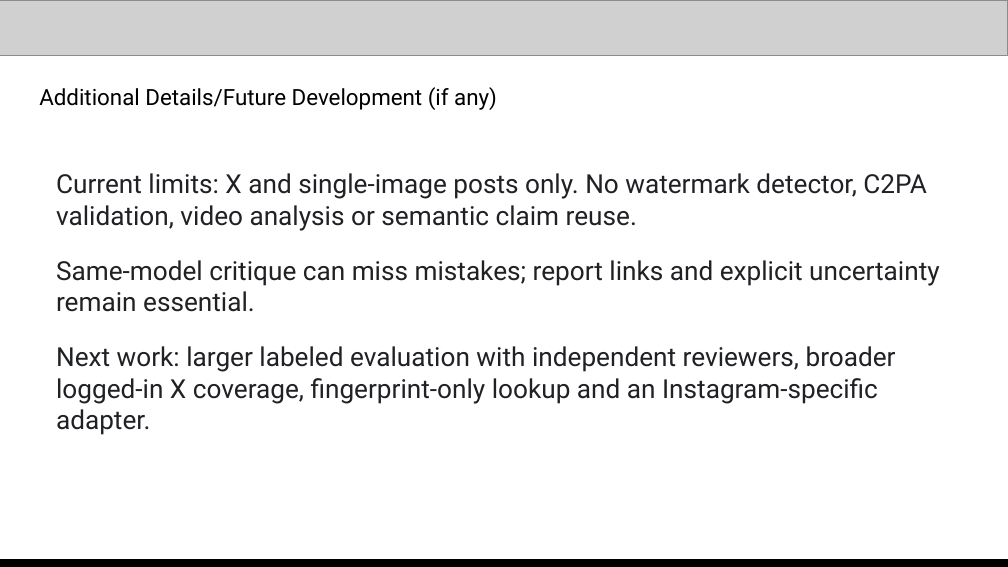
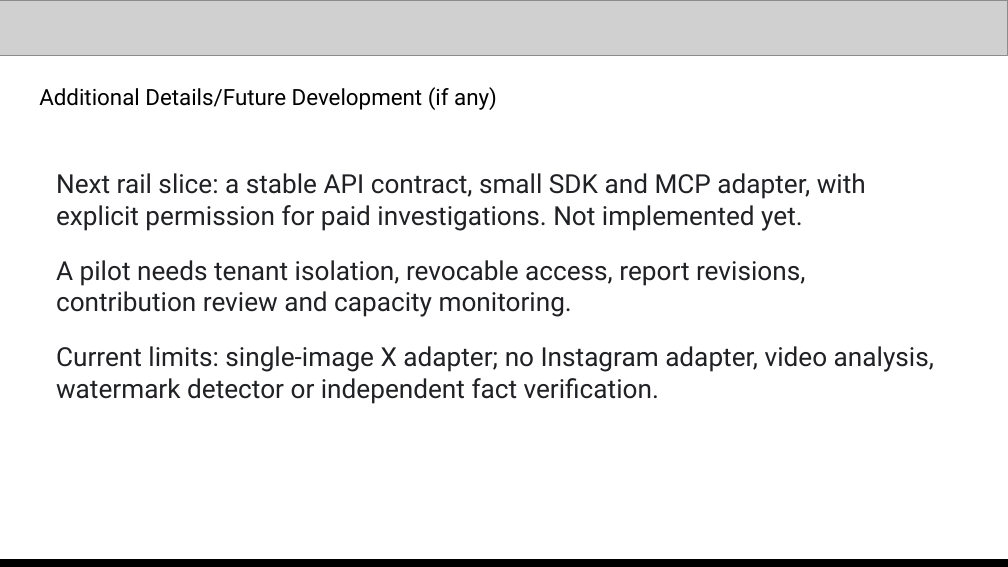
Before and after one commit to htg2704/proofmesh, a slide deck: slide 12 of submission/proofmesh-submission.pptx. Drawn at 1008x567 pixels with LibreOffice and Linux fonts; fonts in the diff are those of the drawing; grey boxes stand for pictures. Boxes give left, top, right and bottom in pixels: in the first picture for what was removed or moved away, otherwise in the second. Text is boxed around its words. In the diff, an @@ line names an element or a change of style, - is before the commit and + after.

Commit message:
Clarify investigation actions and present ProofMesh as an evidence rail

```diff
--- a/submission/proofmesh-submission.pptx
+++ b/submission/proofmesh-submission.pptx
@@ text at [56, 173, 934, 404]: text changed @@
-Current limits: X and single-image posts only. No watermark detector, C2PA validation, video analysis or semantic claim reuse.
-Same-model critique can miss mistakes; report links and explicit uncertainty remain essential.
-Next work: larger labeled evaluation with independent reviewers, broader logged-in X coverage, fingerprint-only lookup and an Instagram-specific adapter.
+Next rail slice: a stable API contract, small SDK and MCP adapter, with explicit permission for paid investigations. Not implemented yet.
+A pilot needs tenant isolation, revocable access, report revisions, contribution review and capacity monitoring.
+Current limits: single-image X adapter; no Instagram adapter, video analysis, watermark detector or independent fact verification.
```
Also in this commit, not shown: 5 other slides changed, 1 slide added, 1 slide removed, 19 other files.
